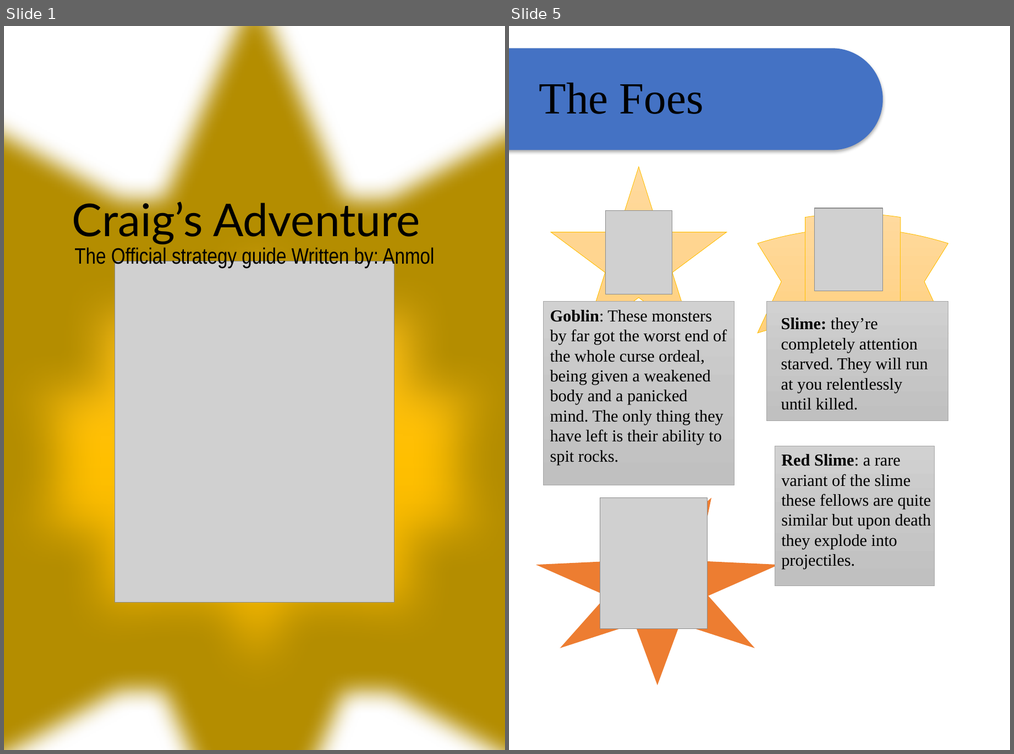
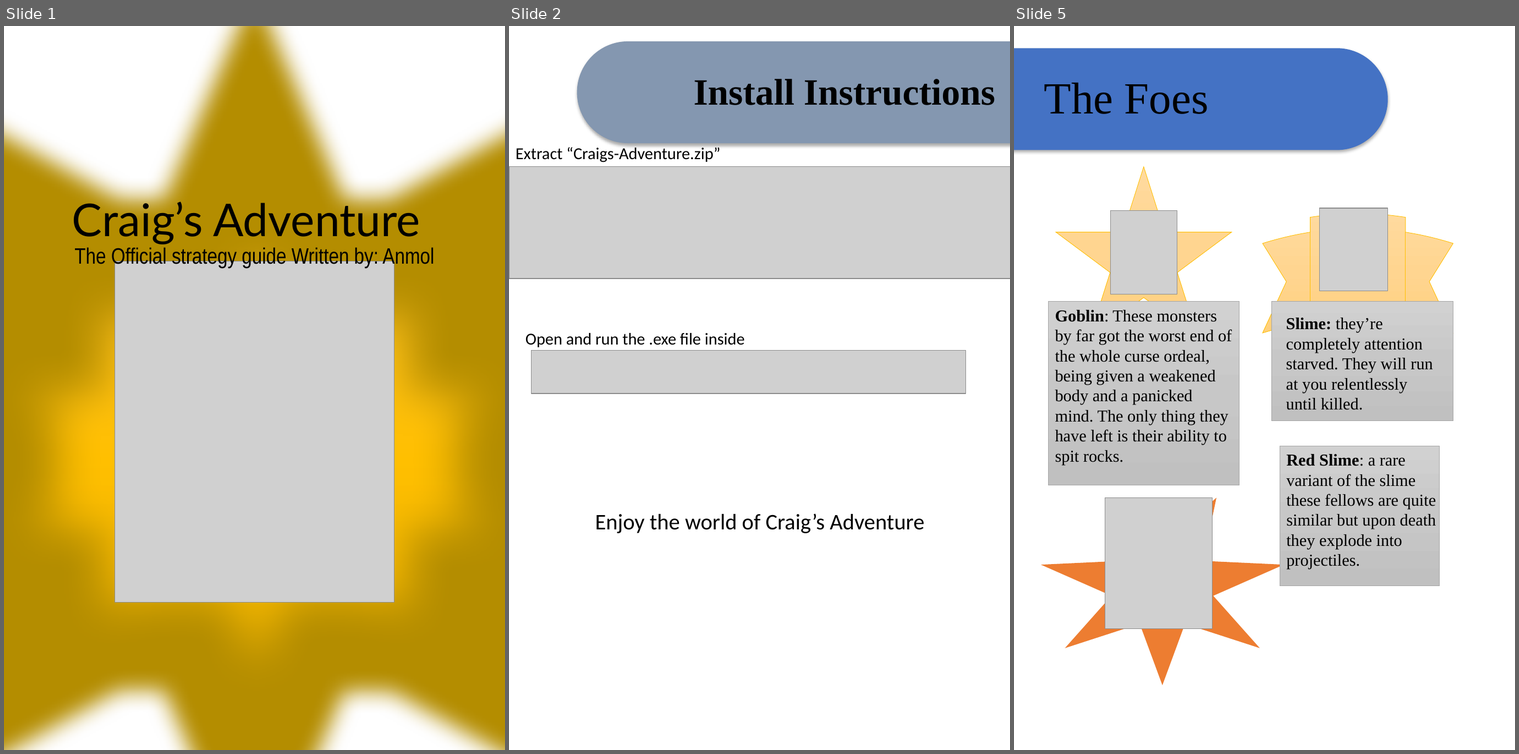
Before and after one commit to ponyfan88/Craigs-Adventure, a slide deck: Manual assets/maNUAL.pptx. Shown side by side, each under a label of ours: slides 1 and 5 before the commit, slides 1, 2 and 5 after it; the slides between them are not shown. The pictures are 1014x754 and 1519x754 pixels, drawn with LibreOffice and Linux fonts; fonts in the diff are those of the drawing; grey boxes stand for pictures. Boxes give left, top, right and bottom in pixels: in the first picture for what was removed or moved away, otherwise in the second. Text is boxed around its words. In the diff, an @@ line names an element or a change of style, - is before the commit and + after.

```diff
--- a/Manual assets/maNUAL.pptx
+++ b/Manual assets/maNUAL.pptx
@@ slide 2 added at (509,26,1010,750), background #FFFFFF @@
@@ rounded rectangle added at (577,41,1010,143), fill #8497B0 @@
@@ text added at (694,79,995,105), 40 pt, text #000000, bold @@
+Install Instructions
@@ text added at (516,145,720,162), 18 pt, text #000000 @@
+Extract “Craigs-Adventure.zip”
@@ picture added at (509,166,1010,278) @@
@@ text added at (525,333,745,347), 18 pt, text #000000 @@
+Open and run the .exe file inside
@@ picture added at (531,350,966,393) @@
@@ text added at (595,513,924,533), 24 pt, text #000000 @@
+Enjoy the world of Craig’s Adventure
```
Also in this commit, not shown: 2 slides changed, 1 slide removed, 2 other files.
